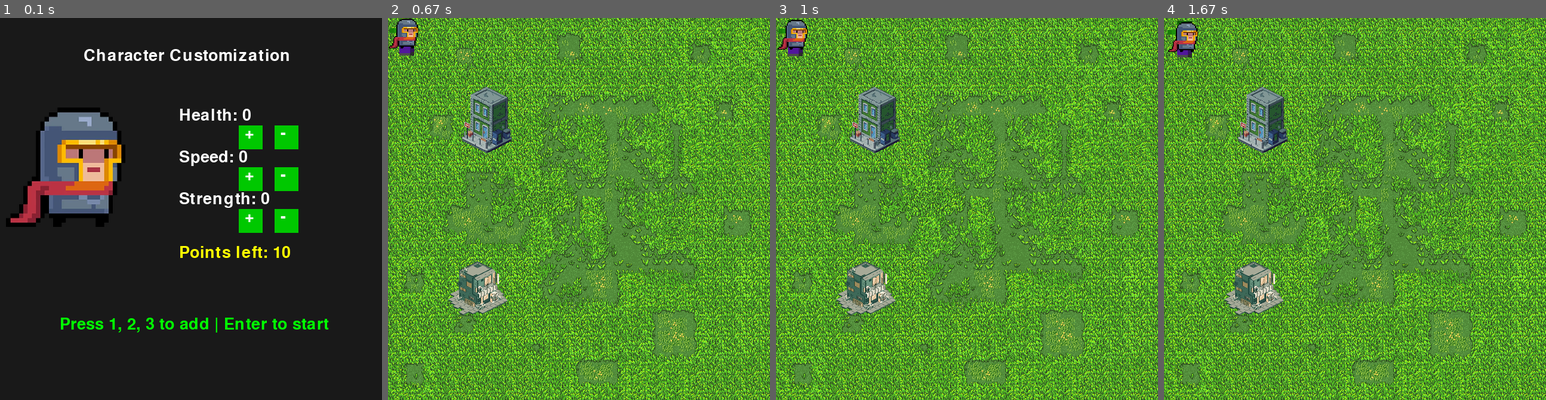
Above: before the commit, frames 1-4 (left to right).
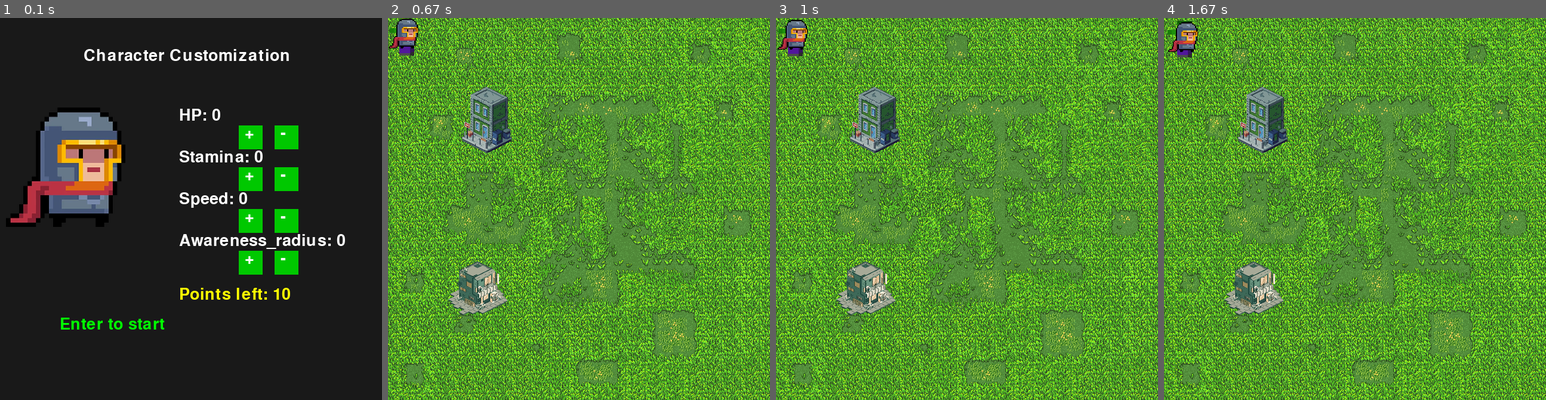
Above: after the commit, the same moments.

Repository: Lucapster/GUTS-Team-43
Game: pygame game, started from main.py
Two runs of this game, one before a commit and one after it. Both use one fixed random seed, a clock stepped at 60 frames per second and the inputs below.
Inputs:
- Up to frame 1 (0.1 s): no input
- Up to frame 2 (0.67 s): tap Enter at 0.33 s
- Up to frame 3 (1 s): no input
- Up to frame 4 (1.67 s): no input

The runs differ from the first frame. In frame 1, 3.8% of the frame differs, in the area x 16-91%, y 23-83%; in frame 2, nothing differs; in frame 3, nothing differs; in frame 4, nothing differs.

Commit message:
checkpoint: display is working, going to change display to be fullscreen

Diff:
--- a/character_customization.py
+++ b/character_customization.py
@@ -8,7 +8,7 @@
 
 
     #initial setup
-    stats = {"Health": 0, "Speed": 0, "Strength": 0}
+    stats = {"HP": 0, "Stamina" : 0, "Speed": 0, "Awareness_radius": 0}
     points = 10
     customizing = True
 
@@ -44,7 +44,6 @@
                         points += 1
 
 
-
         screen.fill((25, 25, 25))
 
         y = 150
@@ -69,7 +68,8 @@
         remaining = font.render(f"Points left: {points}", True, (255, 255, 0))
         screen.blit(remaining, (300, y + 20))
 
-        info = font.render("Press 1, 2, 3 to add | Enter to start", True, (0, 255, 0))
+
+        info = font.render("Enter to start", True, (0, 255, 0))
         screen.blit(info, (100, 500))
 
         human_poster.draw()
--- a/main.py
+++ b/main.py
@@ -4,7 +4,10 @@
 
 pygame.init()
 
-screen = pygame.display.set_mode((640, 640))
+window_size = pygame.display.Info()
+screen_width, screen_height = window_size.current_w, window_size.current_h
+
+screen = pygame.display.set_mode((screen_width, screen_height), pygame.RESIZABLE)
 
 player_stats = character_customization(screen)
 print("Chosen stats:", player_stats)
